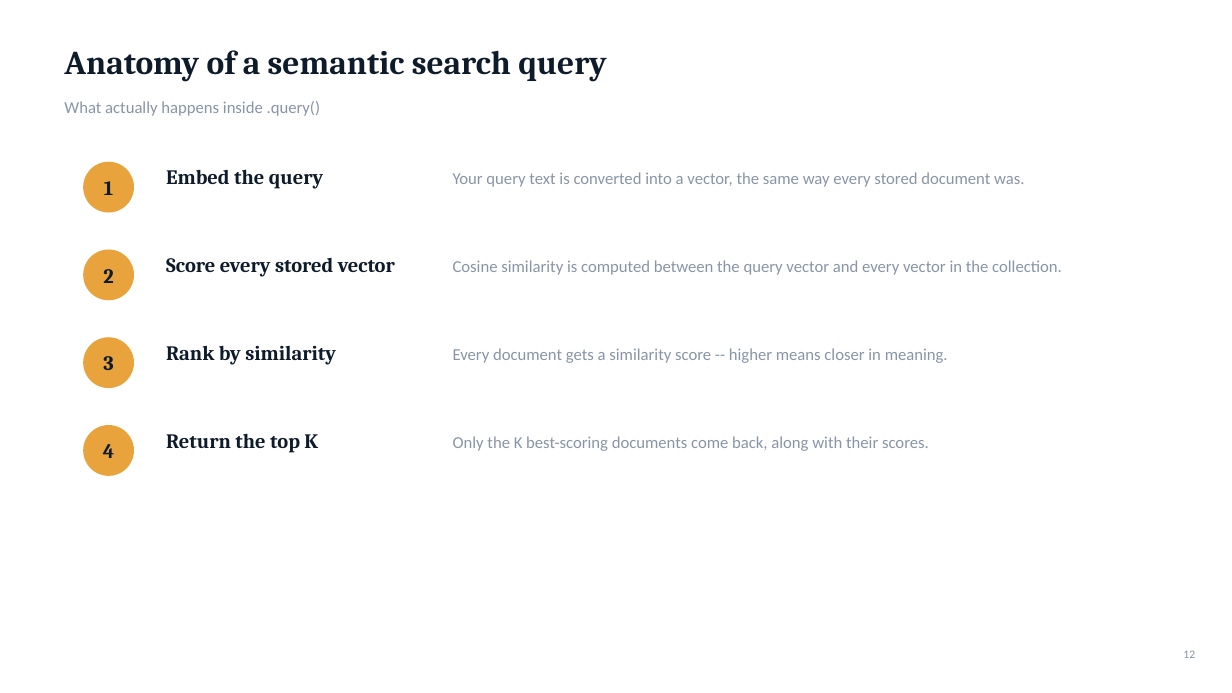
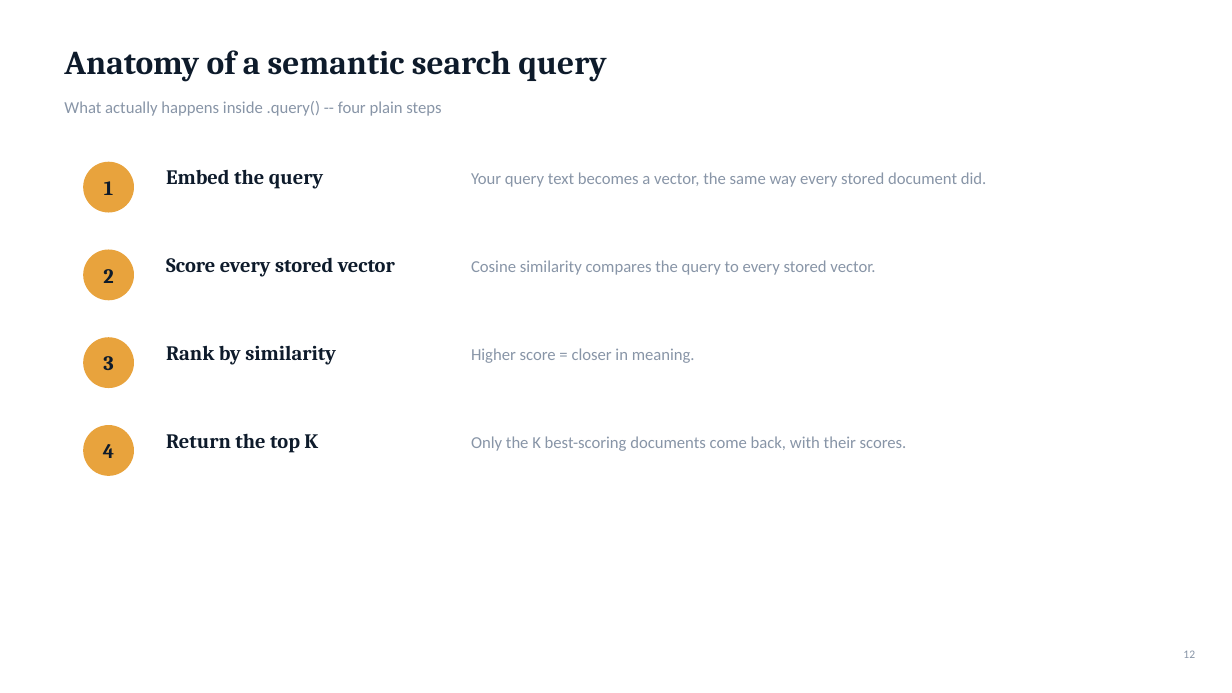
Before and after one commit to mayurb99/Agentic-AI-Series, a slide deck: slide 12 of lecture2/L2_Embeddings_VectorDatabases_DevOps.pptx. Drawn at 1232x693 pixels with LibreOffice and Linux fonts; fonts in the diff are those of the drawing. Boxes give left, top, right and bottom in pixels: in the first picture for what was removed or moved away, otherwise in the second. Text is boxed around its words. In the diff, an @@ line names an element or a change of style, - is before the commit and + after.

```diff
--- a/lecture2/L2_Embeddings_VectorDatabases_DevOps.pptx
+++ b/lecture2/L2_Embeddings_VectorDatabases_DevOps.pptx
@@ text at <box>64,101,441,116</box>: text changed @@
-What actually happens inside .query()
+What actually happens inside .query() -- four plain steps
@@ text at <box>471,172,986,187</box>: text changed @@
-Your query text is converted into a vector, the same way every stored document was.
+Your query text becomes a vector, the same way every stored document did.
@@ text at <box>471,260,875,275</box>: text changed @@
-Cosine similarity is computed between the query vector and every vector in the collection.
+Cosine similarity compares the query to every stored vector.
@@ text at <box>471,348,695,363</box>: text changed @@
-Every document gets a similarity score -- higher means closer in meaning.
+Higher score = closer in meaning.
@@ text at <box>471,436,907,451</box>: text changed @@
-Only the K best-scoring documents come back, along with their scores.
+Only the K best-scoring documents come back, with their scores.
```
Also in this commit, not shown: 18 other slides changed, 3 slides added, 3 slides removed, 3 other files.
